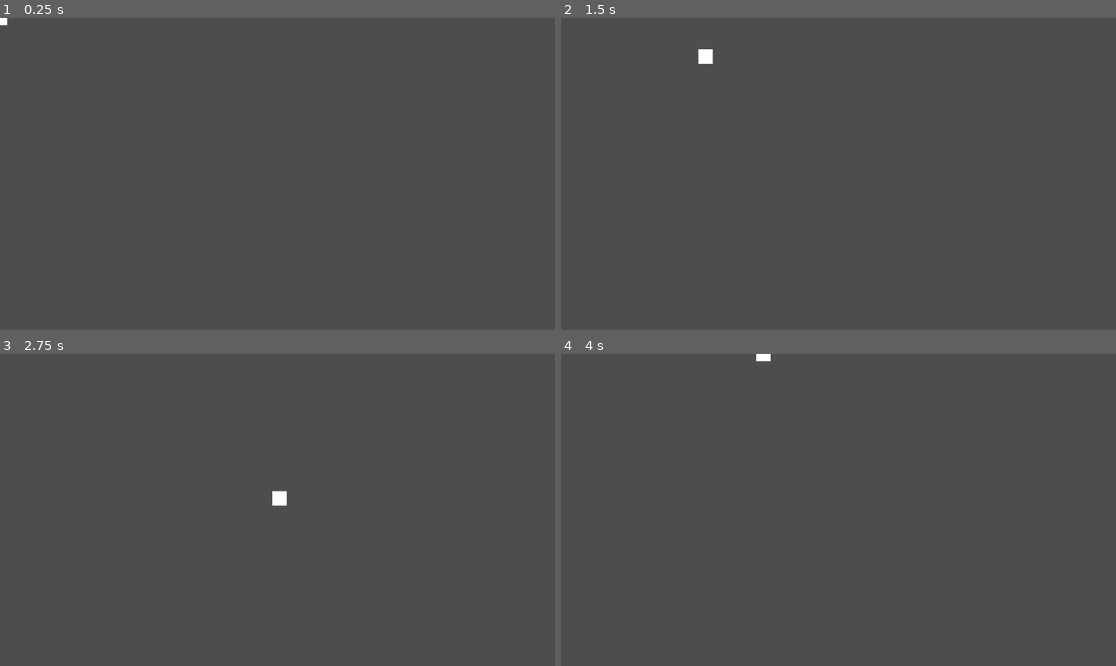
Above: before the commit, frames 1-4 (two rows, left to right).
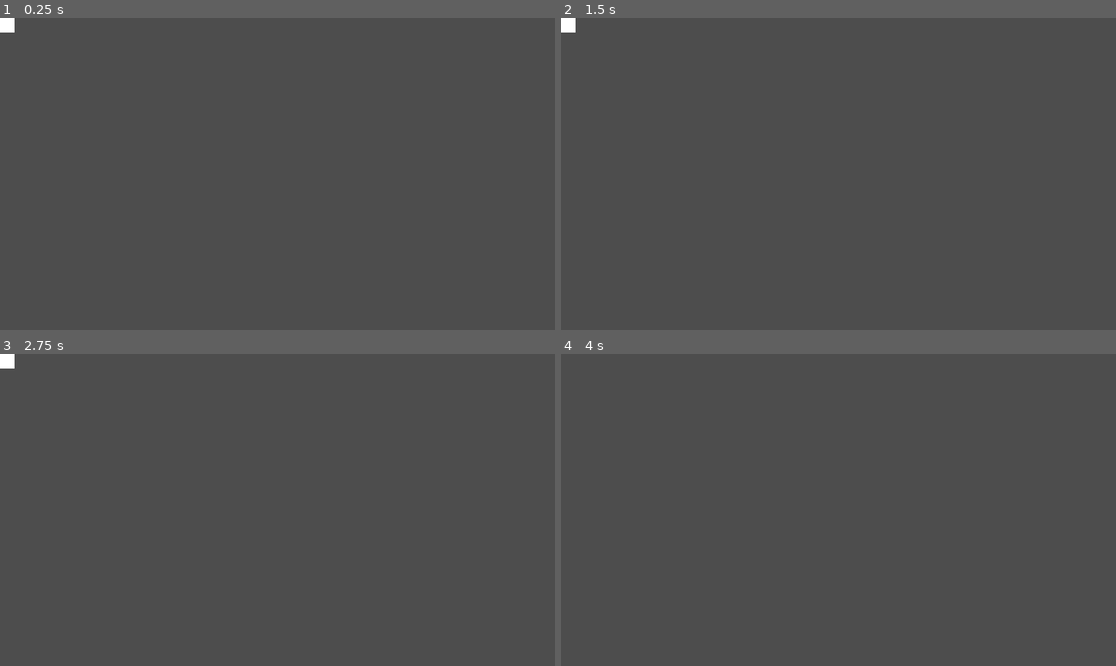
Above: after the commit, the same moments.

Repository: godzilla5hrimp/TheaterJumpShootMan
Game: Godot game, scene res://scenes/actor.tscn
Same seed, same stepped clock (60 frames per second), same inputs: the game is played once before the commit and once after it.
Inputs:
- Up to frame 1 (0.25 s): no input
- Up to frame 2 (1.5 s): tap Enter at 0.5 s; hold Right (moveRight) 0.53-1.28 s; hold Down (moveDown) from 1.28 s (still down)
- Up to frame 3 (2.75 s): release Down (moveDown) at 2.03 s; hold Right (moveRight) from 2.03 s (still down)
- Up to frame 4 (4 s): release Right (moveRight) at 2.78 s; hold Up (moveUp) 2.78-3.53 s; hold Left (moveLeft) from 3.53 s (still down)

The runs differ from the first frame. In frame 1, 0.1% of the frame differs, in the area x 0-3%, y 0-5%; in frame 2, 0.3%, in the area x 0-28%, y 0-15%; in frame 3, 0.3%; in frame 4, less than 0.1%.

Commit message:
feature: add collision logic;

Diff:
--- a/mask-game-jam-game/scenes/actor.gd
+++ b/mask-game-jam-game/scenes/actor.gd
@@ -3,15 +3,17 @@
 var live = 3
 @export var speed = 400
 var screen_size
+signal hit
 
 func _ready():
+	position = Vector2(100, 100);
 	return
 
 func _physics_process(delta: float):
+	screen_size = get_viewport().get_visible_rect().size
 	checkInput(delta)
-	screen_size = get_viewport().get_visible_rect().size
 
-func checkInput(delta: float):
+func checkInput(_delta: float):
 	velocity = Vector2.ZERO
 	if Input.is_action_pressed("moveUp"):
 		velocity.y -=1
@@ -25,4 +27,6 @@
 		velocity = velocity.normalized() * speed
 	move_and_slide()
 	#position += velocity * delta
-	#position = get_node(".").position.clamp(Vector2.ZERO, screen_size)
+#	todo: remove that, Ralph is handling out of bounds collision logic
+	var collision_shape_rect = get_node("%CollisionMovementShape").shape.get_rect()
+	position = position.clamp(collision_shape_rect.position, collision_shape_rect.end)
--- a/mask-game-jam-game/scenes/actor.tscn
+++ b/mask-game-jam-game/scenes/actor.tscn
@@ -11,6 +11,7 @@
 size = Vector2(28, 26)
 
 [node name="Actor" type="CharacterBody2D"]
+position = Vector2(50, 50)
 script = ExtResource("1_x4c43")
 
 [node name="ActorSprite" type="Sprite2D" parent="."]
@@ -18,6 +19,7 @@
 texture = SubResource("CanvasTexture_ti3oo")
 
 [node name="CollisionMovementShape" type="CollisionShape2D" parent="."]
+unique_name_in_owner = true
 shape = SubResource("RectangleShape2D_x4c43")
 
 [node name="Hitbox" type="Area2D" parent="."]
